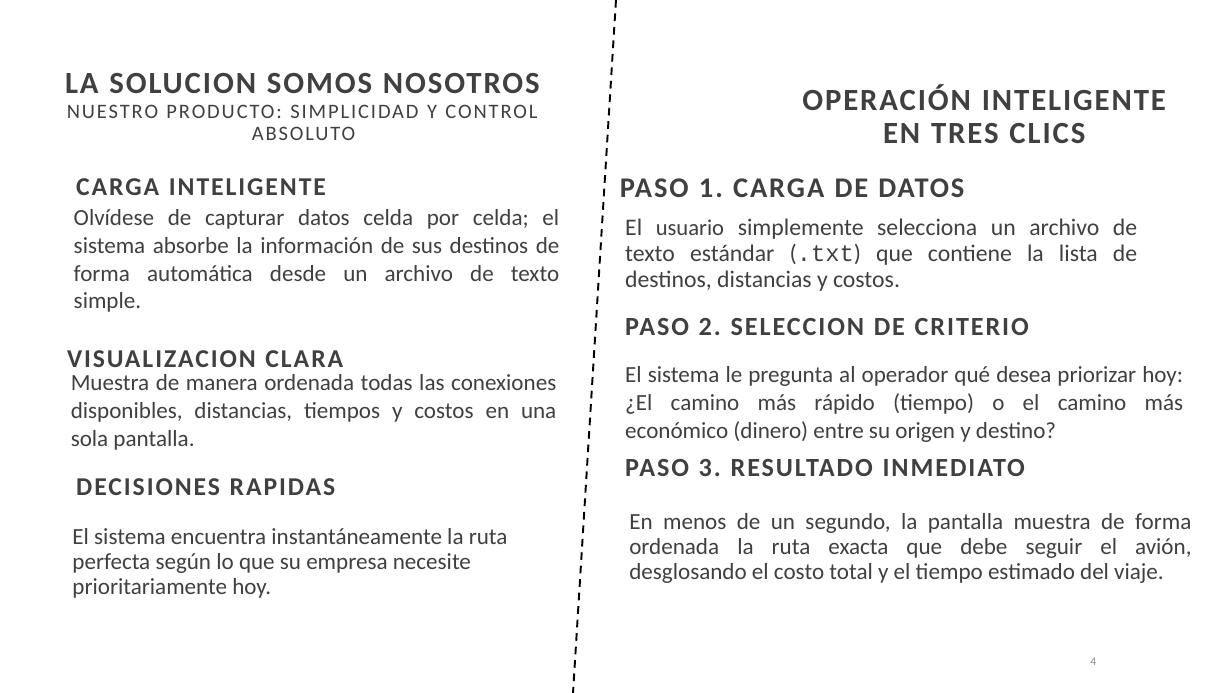
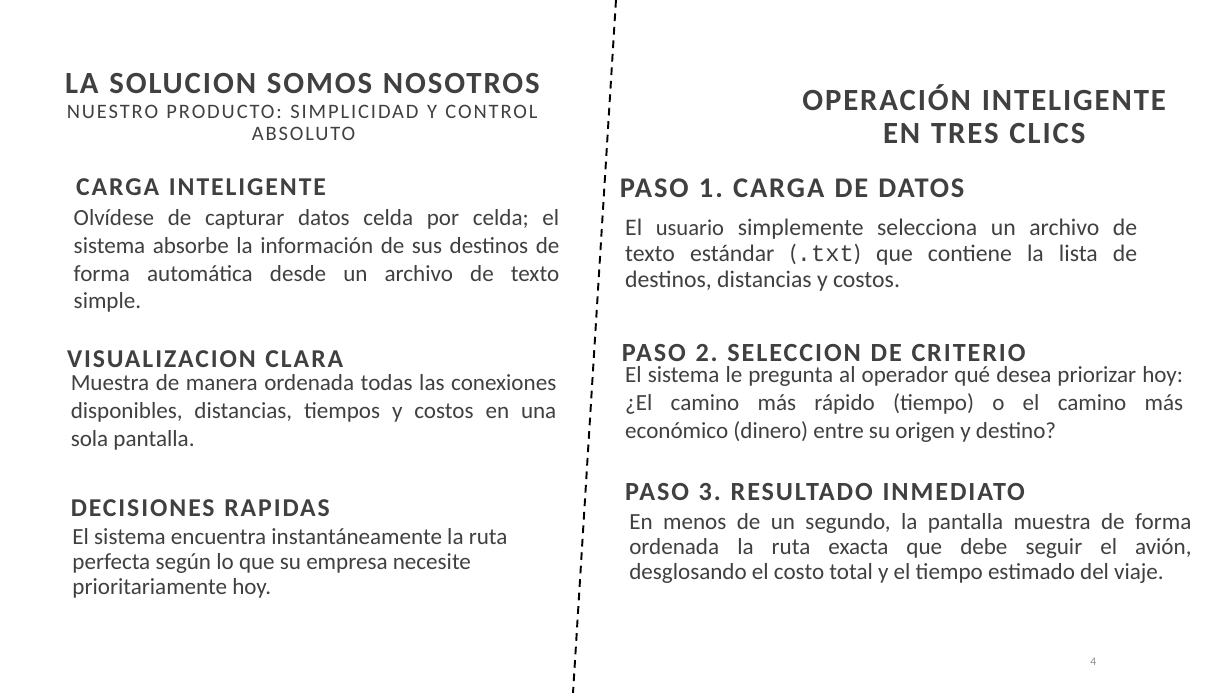
Before and after one commit to Csar8008/PIA_ESTRUCTURA_DE_DATOS, a slide deck: slide 4 of NexByte.pptx. Drawn at 1232x693 pixels with LibreOffice and Linux fonts; fonts in the diff are those of the drawing; background and template pictures are left out. Boxes give left, top, right and bottom in pixels: in the first picture for what was removed or moved away, otherwise in the second. Text is boxed around its words. In the diff, an @@ line names an element or a change of style, - is before the commit and + after.

```diff
--- a/NexByte.pptx
+++ b/NexByte.pptx
@@ text "PASO 2. SELECCION DE CRITERIO" rewrapped from (625,318,1029,335) to (622,344,1026,367) @@
@@ text "PASO 3. RESULTADO INMEDIATO": place and size @@
-text "PASO 3. RESULTADO INMEDIATO" at (625,459,1025,476)
+text "PASO 3. RESULTADO INMEDIATO" at (625,483,1025,500)
@@ text "DECISIONES RAPIDAS": place and size @@
-text "DECISIONES RAPIDAS" at (76,478,335,495)
+text "DECISIONES RAPIDAS" at (71,499,329,516)
```
Also in this commit, not shown: 3 other files.
